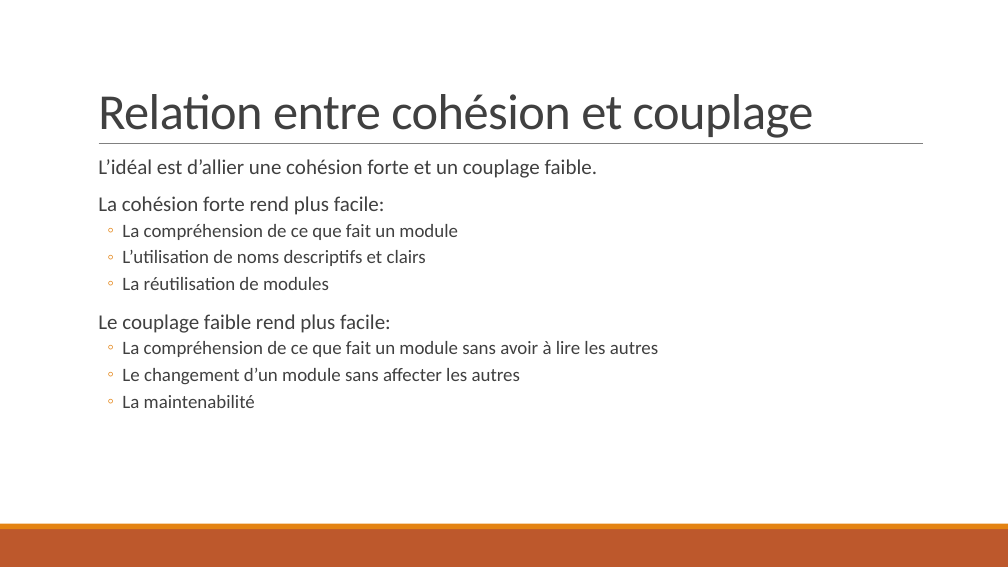
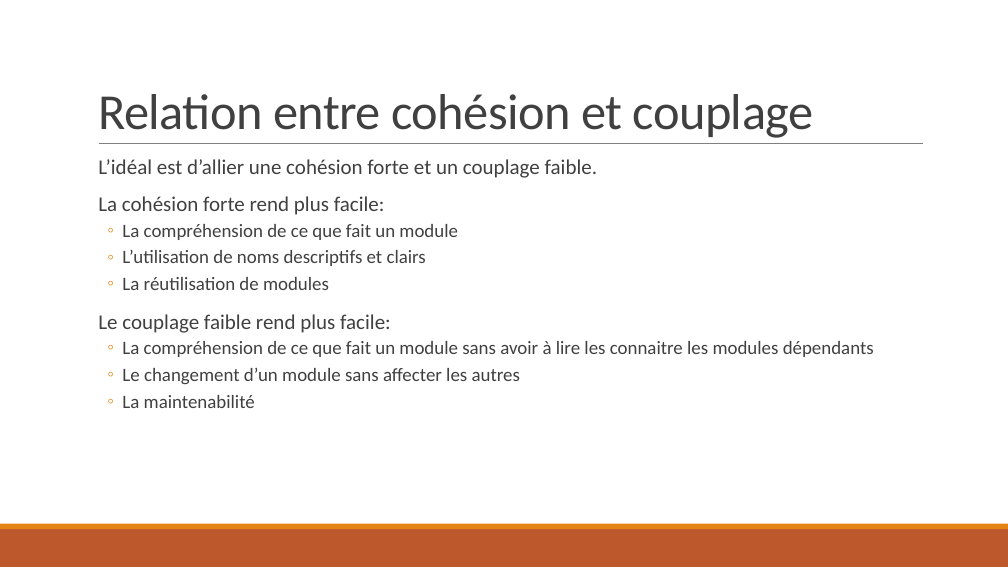
Before and after one commit to JeanFulbert/SolidPresentation, a slide deck: slide 4 of SOLID - 4 DIP.pptx. Drawn at 1008x567 pixels with LibreOffice and Linux fonts; fonts in the diff are those of the drawing. Boxes give left, top, right and bottom in pixels: in the first picture for what was removed or moved away, otherwise in the second. Text is boxed around its words. In the diff, an @@ line names an element or a change of style, - is before the commit and + after.

```diff
--- a/SOLID - 4 DIP.pptx
+++ b/SOLID - 4 DIP.pptx
@@ text at [122,341,874,357]: text changed @@
-  ◦ La compréhension de ce que fait un module sans avoir à lire les autres
+  ◦ La compréhension de ce que fait un module sans avoir à lire les connaitre les modules dépendants
```
Also in this commit, not shown: 2 other slides changed, 1 other file.
